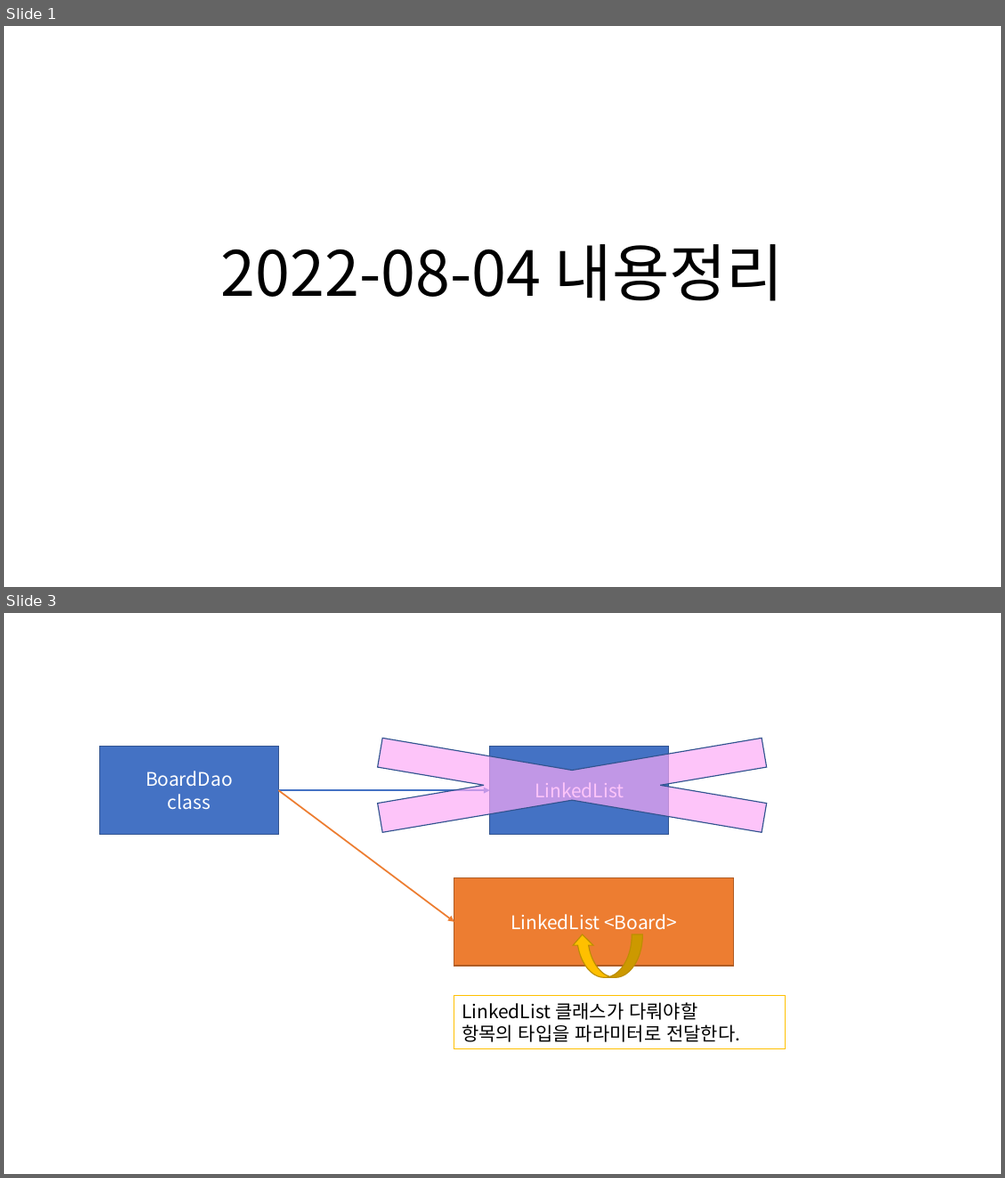
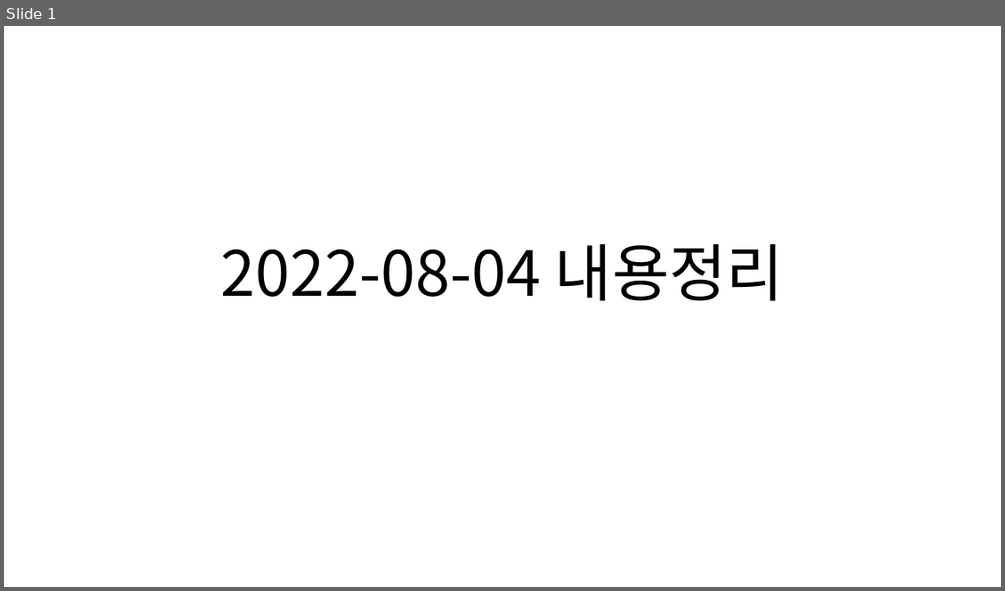
Before and after one commit to Dingadung/2022-study-workspace, a slide deck: study-note/자바/2022-08-05 내용정리 .pptx. Shown one above the other, each under a label of ours: slides 1 and 3 before the commit, slide 1 after it; the slides between them are not shown. The pictures are 1005x1178 and 1005x591 pixels, drawn with LibreOffice and Linux fonts; fonts in the diff are those of the drawing. Boxes give left, top, right and bottom in pixels: in the first picture for what was removed or moved away, otherwise in the second. Text is boxed around its words. In the diff, an @@ line names an element or a change of style, - is before the commit and + after.

```diff
--- a/study-note/자바/2022-08-05 내용정리 .pptx
+++ b/study-note/자바/2022-08-05 내용정리 .pptx
@@ slide 3 removed at (x1=4, y1=613, x2=1001, y2=1174), background #FFFFFF @@
@@ cross removed at (x1=202, y1=722, x2=942, y2=848) @@
@@ rectangle removed at (x1=100, y1=747, x2=278, y2=834) @@
-BoardDao
-class
@@ rectangle removed at (x1=490, y1=747, x2=669, y2=834) @@
-LinkedList
@@ arrow removed from (278, 790) to (490, 790) @@
@@ arrow removed from (278, 790) to (454, 922) @@
@@ rectangle removed at (x1=454, y1=877, x2=734, y2=965) @@
-LinkedList <Board>
@@ curved left arrow removed at (x1=572, y1=934, x2=642, y2=977) @@
@@ rectangle removed at (x1=454, y1=996, x2=785, y2=1049) @@
-LinkedList 클래스가 다뤄야할
-항목의 타입을 파라미터로 전달한다.
```
Also in this commit, not shown: 4 slides added, 2 other slides removed, 7 other files.
